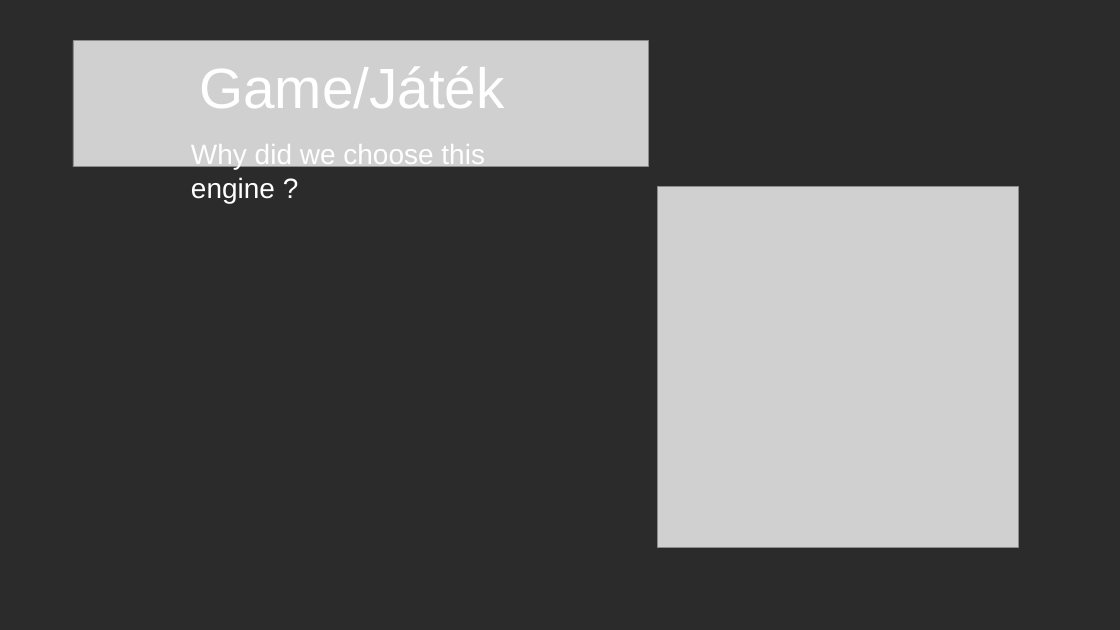
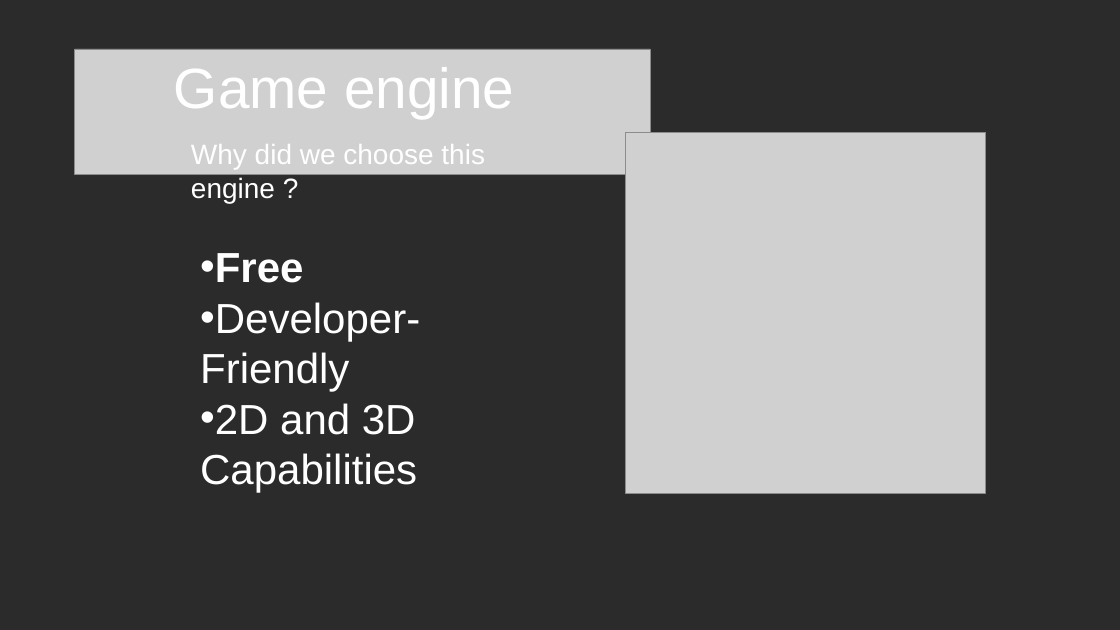
Before and after one commit to Mordsz/Vizsga, a slide deck: slide 16 of TidesOfEnvy.pptx (slide 9 before the commit). Drawn at 1120x630 pixels with LibreOffice and Linux fonts; fonts in the diff are those of the drawing; grey boxes stand for pictures; background and template pictures are left out; a plain dark background stands for a picture behind light text. Boxes give left, top, right and bottom in pixels: in the first picture for what was removed or moved away, otherwise in the second. Text is boxed around its words. In the diff, an @@ line names an element or a change of style, - is before the commit and + after.

```diff
--- a/TidesOfEnvy.pptx
+++ b/TidesOfEnvy.pptx
@@ picture: place and size @@
-picture at <box>73,41,649,167</box>
+picture at <box>75,49,650,175</box>
@@ title at <box>174,67,514,119</box>: text changed @@
-Game/Játék
+Game engine
@@ picture: place and size @@
-picture at <box>658,187,1018,547</box>
+picture at <box>625,133,986,493</box>
@@ text added at <box>200,253,420,492</box>, 36 pt, text #FFFFFF @@
+• Free
+• Developer-Friendly
+• 2D and 3D Capabilities
```
Also in this commit, not shown: 11 other slides changed, 10 slides added, 10 slides removed.
